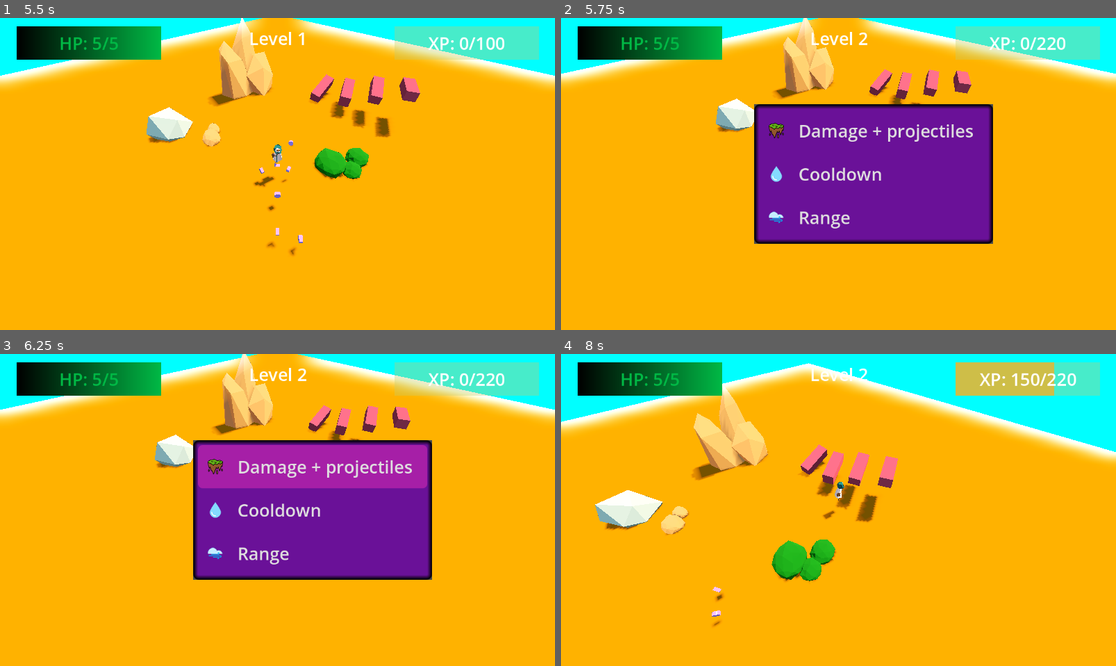
Above: before the commit, frames 1-4 (two rows, left to right).
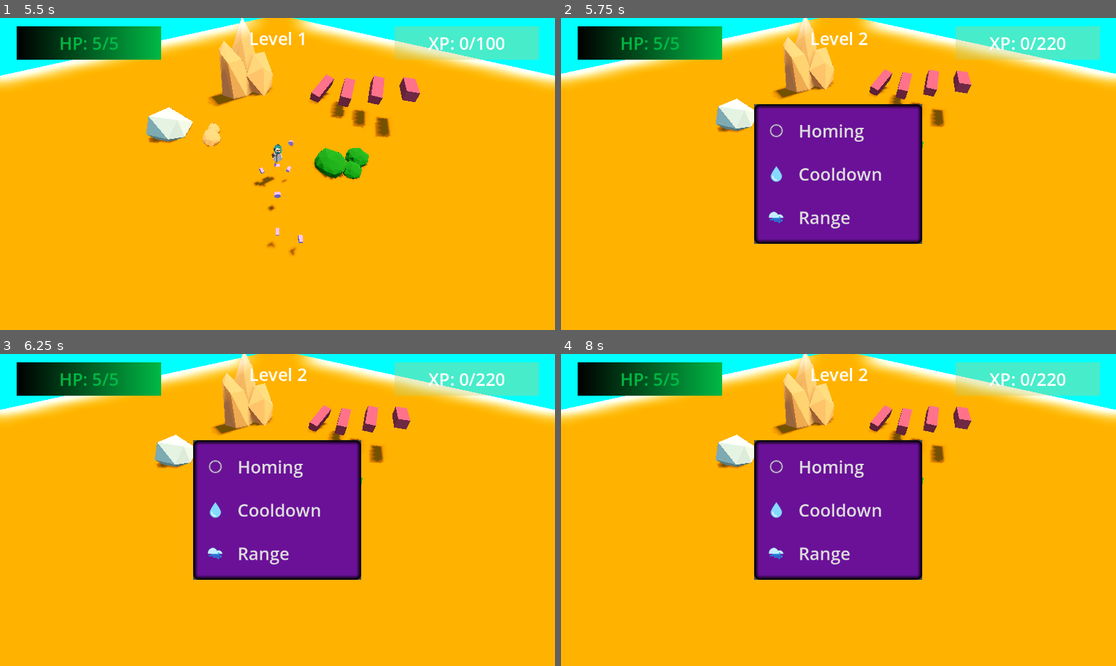
Above: after the commit, the same moments.

Repository: DeepRestGames/EcoDungeon
Game: Godot game, scene res://scenes/PrototypeScene_Weapons_01.tscn
Same seed, same stepped clock (60 frames per second), same inputs: the game is played once before the commit and once after it. A sky picture missing from this copy of the repository is replaced by a grey-blue gradient.
Inputs (mouse positions are in pixels of both pictures, inside the frame that each line leads up to):
- Up to frame 1 (5.5 s): move the mouse to (399, 158) at 0.52 s; hold D (move_right) 0.53-1.28 s; tap Space (spacebar) at 0.6, 2.85, 5.1 s; move the mouse to (166, 189) at 1.27 s; hold S (move_down) 1.28-2.03 s; tap Mouse wheel up (zoom_in) at 1.35 s; move the mouse to (333, 105) at 2.02 s; hold D (move_right) 2.03-2.78 s; hold Mouse wheel down (zoom_out) 2.03-2.78 s; move the mouse to (249, 236) at 2.77 s; hold W (move_up) 2.78-3.53 s; move the mouse to (444, 220) at 3.52 s; hold Mouse wheel up (zoom_in) 3.53-4.28 s; hold A (move_left) 3.53-5.03 s; move the mouse to (111, 127) at 4.27 s; tap Mouse wheel down (zoom_out) at 4.35 s; move the mouse to (305, 174) at 5.02 s; hold S (move_down) from 5.03 s (still down)
- Up to frame 2 (5.75 s): keep holding S (move_down)
- Up to frame 3 (6.25 s): move the mouse to (194, 432) at 5.77 s; release S (move_down) at 5.78 s; hold D (move_right) from 5.78 s (still down); tap Mouse wheel up (zoom_in) at 5.85 s
- Up to frame 4 (8 s): tap Enter at 6.5 s; move the mouse to (960, 494) at 6.52 s; release D (move_right) at 6.53 s; hold W (move_up) 6.53-7.28 s; hold Mouse wheel down (zoom_out) 6.53-7.28 s; move the mouse to (727, 525) at 7.27 s; hold D (move_right) from 7.28 s (still down); tap Space (spacebar) at 7.35 s

Frame 1 is identical in both runs. In frame 2, 6.5% of the frame differs, in the area x 37-78%, y 27-73%; in frame 3, 9.9%; in frame 4, 31%, in the area x 0-100%, y 0-88%.

Commit message:
Updated test powerups values

Diff:
--- a/resources/powerups/PowerupCooldown.tres
+++ b/resources/powerups/PowerupCooldown.tres
@@ -8,7 +8,7 @@
 powerup_name = "Cooldown"
 powerup_description = ""
 powerup_icon = ExtResource("1_g0gdj")
-fire_cooldown_modifier_value = 0.1
+fire_cooldown_modifier_value = 0.7
 fire_cooldown_modifier_type = 1
 projectile_lifetime_modifier_value = 0.0
 projectile_lifetime_modifier_type = 0
@@ -16,7 +16,7 @@
 projectile_velocity_modifier_type = 0
 range_modifier_value = 0.0
 range_modifier_type = 0
-damage_modifier_value = 0.2
+damage_modifier_value = 0.9
 damage_modifier_type = 1
 projectiles_number_modifier_value = 0
 projectiles_number_modifier_type = 0
--- a/resources/powerups/PowerupHomingProjectiles.tres
+++ b/resources/powerups/PowerupHomingProjectiles.tres
@@ -1,16 +1,18 @@
-[gd_resource type="Resource" script_class="WeaponPowerup" load_steps=2 format=3 uid="uid://bmw6lv5ijvo62"]
+[gd_resource type="Resource" script_class="WeaponPowerup" load_steps=3 format=3 uid="uid://bmw6lv5ijvo62"]
 
 [ext_resource type="Script" path="res://scripts/weapons/powerups/WeaponPowerup.gd" id="1_0ihbv"]
+[ext_resource type="Texture2D" uid="uid://dqjra4emyvxfc" path="res://assets/2d/particles/kenney_particle-pack/PNG (Transparent)/circle_03.png" id="1_bayhi"]
 
 [resource]
 script = ExtResource("1_0ihbv")
 powerup_name = "Homing"
 powerup_description = ""
-fire_cooldown_modifier_value = 0.0
-fire_cooldown_modifier_type = 0
-projectile_lifetime_modifier_value = 0.0
+powerup_icon = ExtResource("1_bayhi")
+fire_cooldown_modifier_value = 1.1
+fire_cooldown_modifier_type = 1
+projectile_lifetime_modifier_value = 5.0
 projectile_lifetime_modifier_type = 0
-projectile_velocity_modifier_value = 0.0
+projectile_velocity_modifier_value = 2.0
 projectile_velocity_modifier_type = 0
 range_modifier_value = 0.0
 range_modifier_type = 0
--- a/resources/powerups/PowerupDamage.tres
+++ b/resources/powerups/PowerupProjectiles.tres
@@ -1,23 +1,23 @@
 [gd_resource type="Resource" script_class="WeaponPowerup" load_steps=3 format=3 uid="uid://c1bbt2beq5qgf"]
 
-[ext_resource type="Texture2D" uid="uid://dbp1v1uln8ymc" path="res://assets/2d/icons/earth.png" id="1_7xcoe"]
-[ext_resource type="Script" path="res://scripts/weapons/powerups/WeaponPowerup.gd" id="1_a02b8"]
+[ext_resource type="Texture2D" uid="uid://dbp1v1uln8ymc" path="res://assets/2d/icons/earth.png" id="1_k250c"]
+[ext_resource type="Script" path="res://scripts/weapons/powerups/WeaponPowerup.gd" id="2_ect76"]
 
 [resource]
-script = ExtResource("1_a02b8")
-powerup_name = "Damage + projectiles"
+script = ExtResource("2_ect76")
+powerup_name = "More projectiles"
 powerup_description = ""
-powerup_icon = ExtResource("1_7xcoe")
-fire_cooldown_modifier_value = 0.0
-fire_cooldown_modifier_type = 0
+powerup_icon = ExtResource("1_k250c")
+fire_cooldown_modifier_value = 1.2
+fire_cooldown_modifier_type = 1
 projectile_lifetime_modifier_value = 0.0
 projectile_lifetime_modifier_type = 0
 projectile_velocity_modifier_value = 0.0
 projectile_velocity_modifier_type = 0
 range_modifier_value = 0.0
 range_modifier_type = 0
-damage_modifier_value = 0.5
-damage_modifier_type = 2
+damage_modifier_value = 0.0
+damage_modifier_type = 0
 projectiles_number_modifier_value = 1
 projectiles_number_modifier_type = 0
 homing_projectiles_modifier_value = false
--- a/resources/powerups/PowerupRange.tres
+++ b/resources/powerups/PowerupRange.tres
@@ -10,9 +10,9 @@
 powerup_icon = ExtResource("1_nwn8x")
 fire_cooldown_modifier_value = 0.0
 fire_cooldown_modifier_type = 0
-projectile_lifetime_modifier_value = 0.0
+projectile_lifetime_modifier_value = 5.0
 projectile_lifetime_modifier_type = 0
-projectile_velocity_modifier_value = 0.0
+projectile_velocity_modifier_value = 2.0
 projectile_velocity_modifier_type = 0
 range_modifier_value = 5.0
 range_modifier_type = 0
--- a/resources/powerups/PowerupShotgun.tres
+++ b/resources/powerups/PowerupShotgun.tres
@@ -8,16 +8,16 @@
 powerup_name = "Shotgun"
 powerup_description = ""
 powerup_icon = ExtResource("1_1gf6p")
-fire_cooldown_modifier_value = 0.1
-fire_cooldown_modifier_type = 0
+fire_cooldown_modifier_value = 1.5
+fire_cooldown_modifier_type = 1
 projectile_lifetime_modifier_value = 0.0
 projectile_lifetime_modifier_type = 0
 projectile_velocity_modifier_value = 0.0
 projectile_velocity_modifier_type = 0
-range_modifier_value = 3.0
-range_modifier_type = 3
-damage_modifier_value = 2.5
-damage_modifier_type = 2
+range_modifier_value = 0.6
+range_modifier_type = 1
+damage_modifier_value = 1.5
+damage_modifier_type = 1
 projectiles_number_modifier_value = 0
 projectiles_number_modifier_type = 0
 homing_projectiles_modifier_value = false
